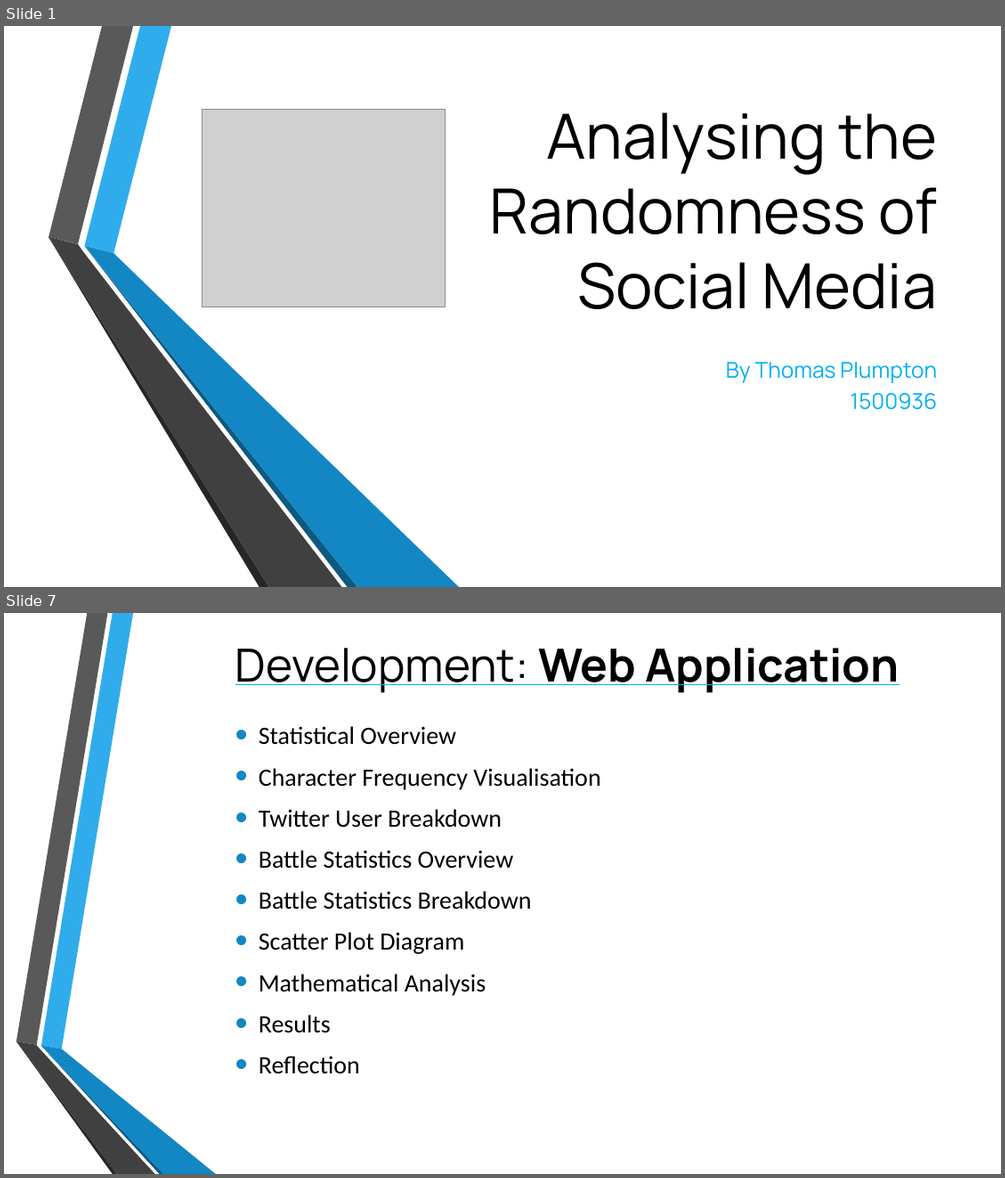
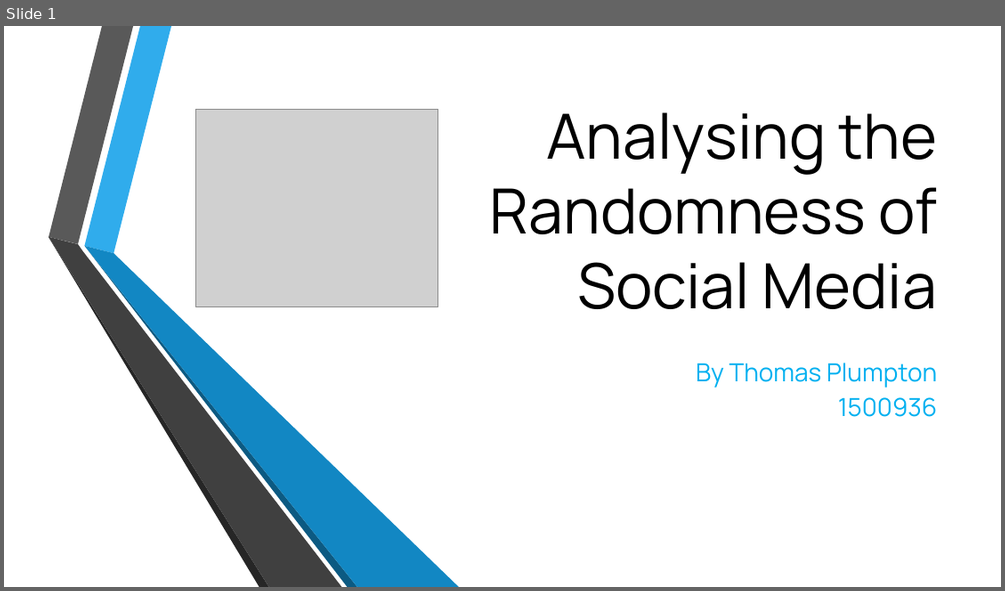
Before and after one commit to TomPlum/major-project, a slide deck: NodeJS/public/ppt/viva.pptx. Shown one above the other, each under a label of ours: slides 1 and 7 before the commit, slide 1 after it; the slides between them are not shown. The pictures are 1005x1178 and 1005x591 pixels, drawn with LibreOffice and Linux fonts; fonts in the diff are those of the drawing; grey boxes stand for pictures; background and template pictures are left out. Boxes give left, top, right and bottom in pixels: in the first picture for what was removed or moved away, otherwise in the second. Text is boxed around its words. In the diff, an @@ line names an element or a change of style, - is before the commit and + after.

```diff
--- a/NodeJS/public/ppt/viva.pptx
+++ b/NodeJS/public/ppt/viva.pptx
@@ slide 7 removed at (x1=4, y1=613, x2=1001, y2=1174), background picture (left out) @@
@@ title removed at (x1=235, y1=648, x2=898, y2=693) @@
-Development: Web Application
@@ text removed at (x1=259, y1=726, x2=600, y2=1074) @@
-• Statistical Overview
-• Character Frequency Visualisation
-• Twitter User Breakdown
-• Battle Statistics Overview
-• Battle Statistics Breakdown
-• Scatter Plot Diagram
-• Mathematical Analysis
-• Results
-• Reflection
@@ group removed at (x1=16, y1=613, x2=216, y2=1174): 6 freeform shapes @@
@@ slide 1 changed as well @@
@@ picture moved from (x1=202, y1=110, x2=445, y2=306) to (x1=195, y1=110, x2=438, y2=306) @@
@@ subtitle "By Thomas Plumpton" at (x1=696, y1=362, x2=937, y2=417): size 21 to 24 pt @@
```
Also in this commit, not shown: 7 other slides changed, 10 slides added, 4 other slides removed.
